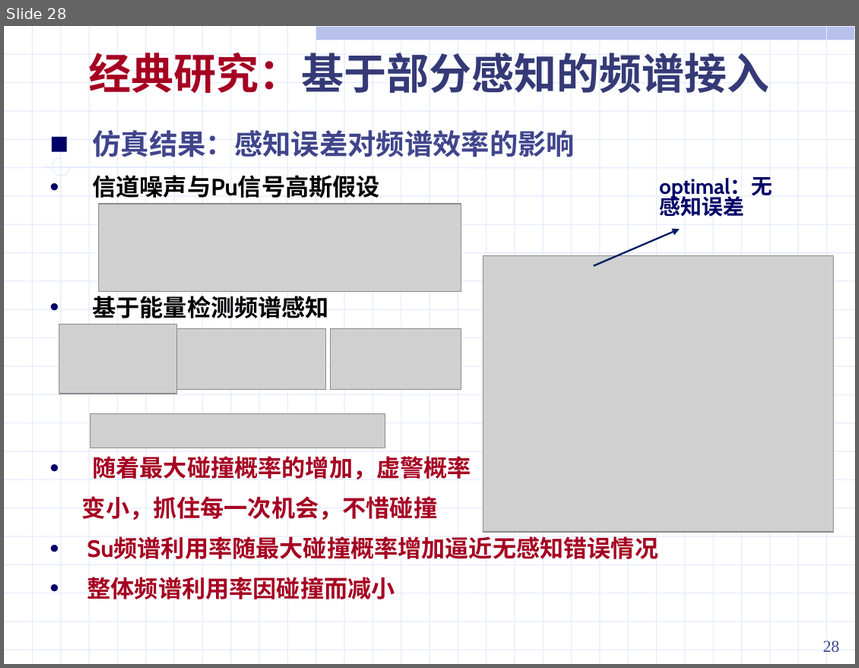
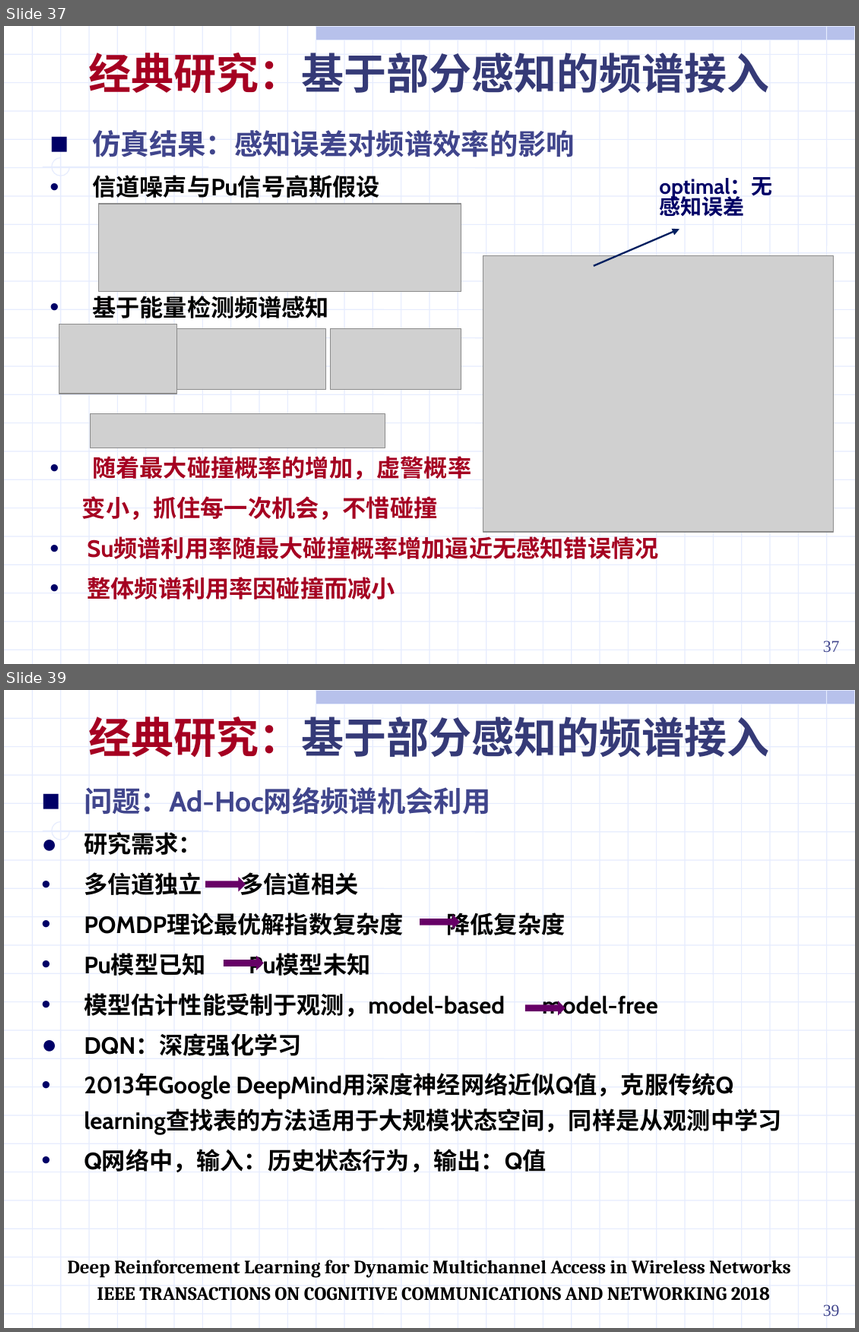
Before and after one commit to ssheroes/hello-world, a slide deck: 战术网频谱共享调研 (2).pptx. Shown one above the other, each under a label of ours: slide 28 before the commit, slides 37 and 39 after it; the slides between them are not shown. The pictures are 859x668 and 859x1332 pixels, drawn with LibreOffice and Linux fonts; fonts in the diff are those of the drawing; grey boxes stand for pictures. Boxes give left, top, right and bottom in pixels: in the first picture for what was removed or moved away, otherwise in the second. Text is boxed around its words. In the diff, an @@ line names an element or a change of style, - is before the commit and + after.

Commit message:
Update 战术网频谱共享调研 (2).pptx
a little

```diff
--- a/战术网频谱共享调研 (2).pptx
+++ b/战术网频谱共享调研 (2).pptx
@@ slide 39 added at bbox=[4, 690, 855, 1328], background #FFFFFF; not listed: 56 template elements that a slide beside it also shows @@
@@ text added at bbox=[89, 717, 770, 757], 36 pt, text #353A77, bold @@
+经典研究：基于部分感知的频谱接入
@@ text added at bbox=[84, 787, 781, 1173], 20 pt, text #000000, bold @@
+■ 问题：Ad-Hoc网络频谱机会利用
+● 研究需求：
+• 多信道独立 多信道相关
+• POMDP理论最优解指数复杂度 降低复杂度
+• Pu模型已知 Pu模型未知
+• 模型估计性能受制于观测，model-based model-free
+● DQN：深度强化学习
+• 2013年Google DeepMind用深度神经网络近似Q值，克服传统Q learning查找表的方法适用于大规模状态空间，同样是从观测中学习
+• Q网络中，输入：历史状态行为，输出：Q值
@@ right arrow added at bbox=[208, 882, 243, 888], fill #FFFFFF, outline #660066 3 pt @@
@@ right arrow added at bbox=[422, 919, 458, 925], fill #FFFFFF, outline #660066 3 pt @@
@@ right arrow added at bbox=[225, 960, 261, 966], fill #FFFFFF, outline #660066 3 pt @@
@@ right arrow added at bbox=[527, 1005, 563, 1011], fill #FFFFFF, outline #660066 3 pt @@
@@ text added at bbox=[67, 1260, 791, 1301], 16 pt, text #000000, bold @@
+Deep Reinforcement Learning for Dynamic Multichannel Access in Wireless Networks
+IEEE TRANSACTIONS ON COGNITIVE COMMUNICATIONS AND NETWORKING 2018
@@ page number added at bbox=[823, 1305, 840, 1317], 14 pt, text #40458C @@
+39
@@ what was slide 28 is now slide 37 @@
@@ page number at bbox=[823, 641, 840, 653]: text changed @@
-28
+37
```
Also in this commit, not shown: 9 slides changed, 9 other slides added.
